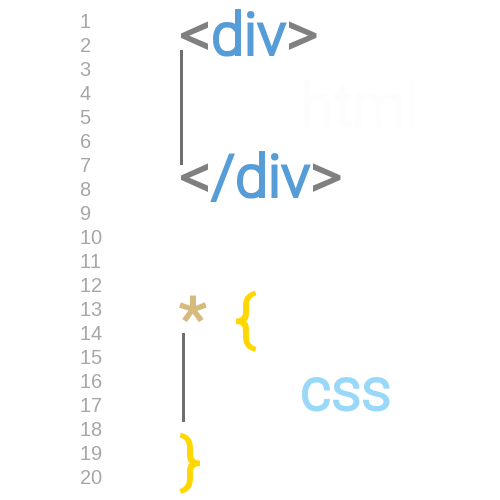
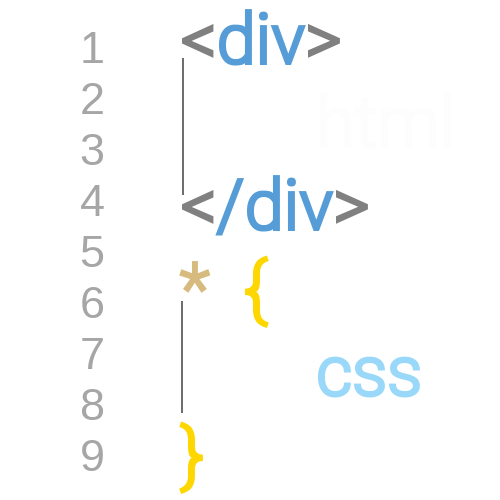
Before/after of a 500 x 500 layered artwork. What changed in the layer stack:
renamed "..." to "1 ...", painted on it over 80, 14, 104, 484
painted on "<div> ..." over 179, 9, 420, 494
removed layer "Layer #2" over 182, 333, 185, 422
added layer "Layer" above "Layer #1" over 182, 58, 184, 195
painted on "Layer #1" over 180, 50, 183, 413
